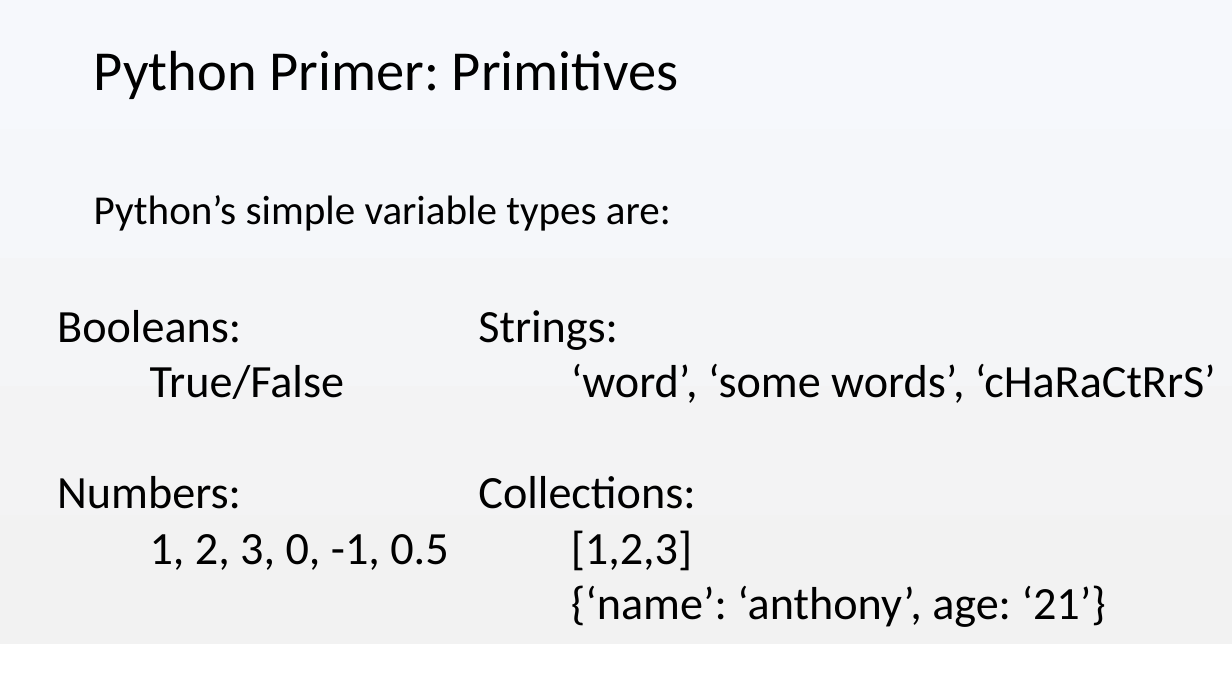
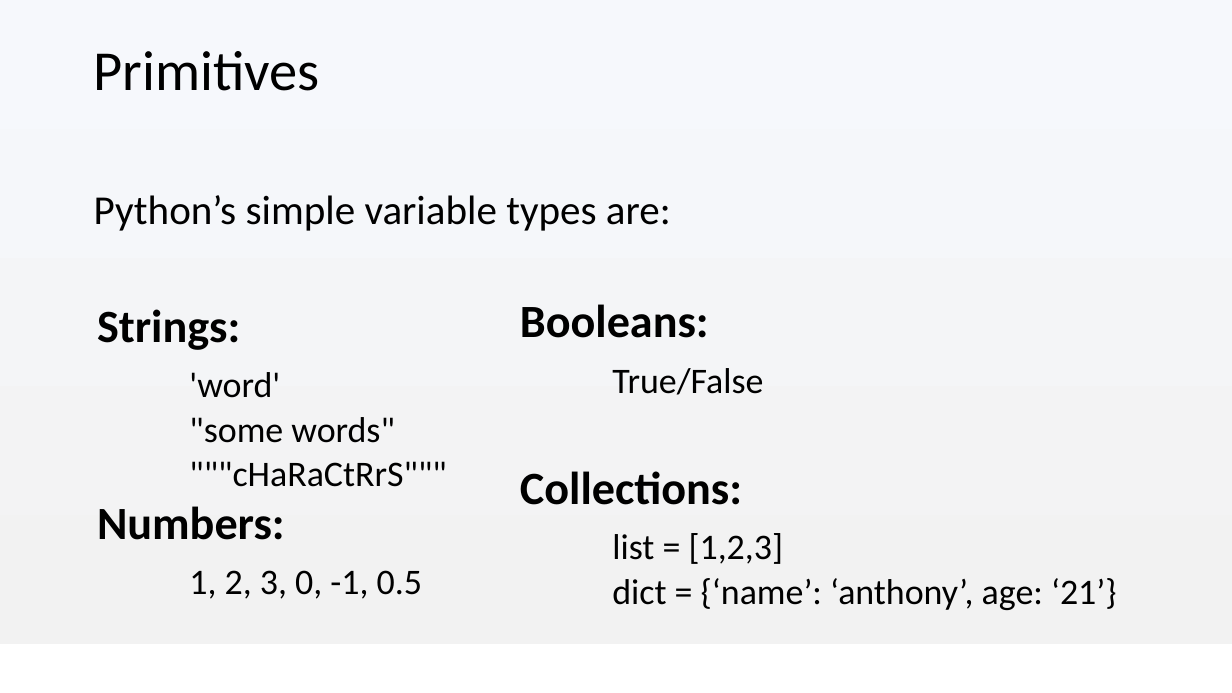
Before and after one commit to Anthony-Mckale/talks-presentations, a slide deck: slide 15 of academy/02-programming/02-Python-Programming-101.pptx. Drawn at 1232x693 pixels with LibreOffice and Linux fonts; fonts in the diff are those of the drawing; background and template pictures are left out. Boxes give left, top, right and bottom in pixels: in the first picture for what was removed or moved away, otherwise in the second. Text is boxed around its words. In the diff, an @@ line names an element or a change of style, - is before the commit and + after.

```diff
--- a/academy/02-programming/02-Python-Programming-101.pptx
+++ b/academy/02-programming/02-Python-Programming-101.pptx
@@ title at [94,51,320,91]: text changed @@
-Python Primer: Primitives
+Primitives
@@ text "Strings:": place and size @@
-text "Strings:" at [57,310,448,570]
+text "Strings:" at [97,309,446,599]
@@ text "Booleans:": place and size @@
-text "Booleans:" at [478,310,1216,627]
+text "Booleans:" at [520,304,1117,610]
@@ text at [97,309,446,487]: text changed; size 36 to 28 pt @@
-Booleans:
-True/False
+Strings:
+'word'
+"some words"
+"""cHaRaCtRrS"""
@@ text at [520,304,763,395]: text changed; size 36 to 28 pt @@
-Strings:
-‘word’, ‘some words’, ‘cHaRaCtRrS’
+Booleans:
+True/False
@@ text at [520,471,742,505]: bold on in "Collections:" @@
@@ text at [97,506,422,599]: bold on in "Numbers:"; size 36 to 28 pt in "1, 2, 3, 0, -1, 0.5" @@
@@ text at [612,533,1117,610]: text changed; size 36 to 28 pt @@
-[1,2,3]
-{‘name’: ‘anthony’, age: ‘21’}
+list = [1,2,3]
+dict = {‘name’: ‘anthony’, age: ‘21’}
```
Also in this commit, not shown: 17 other slides changed, 4 slides added, 9 slides removed, 31 other files.
